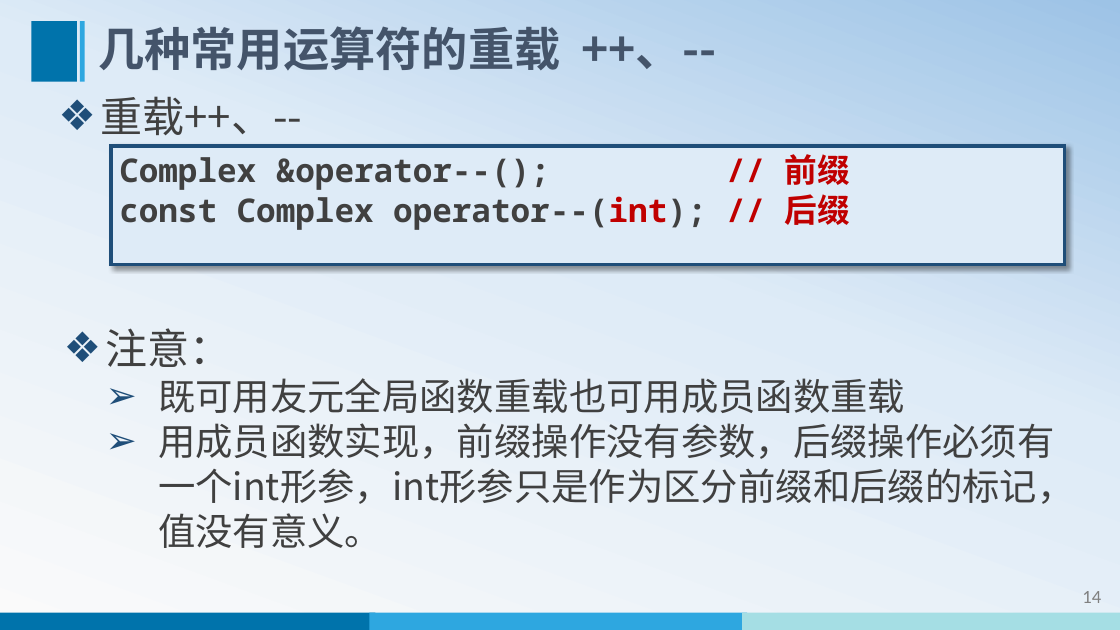
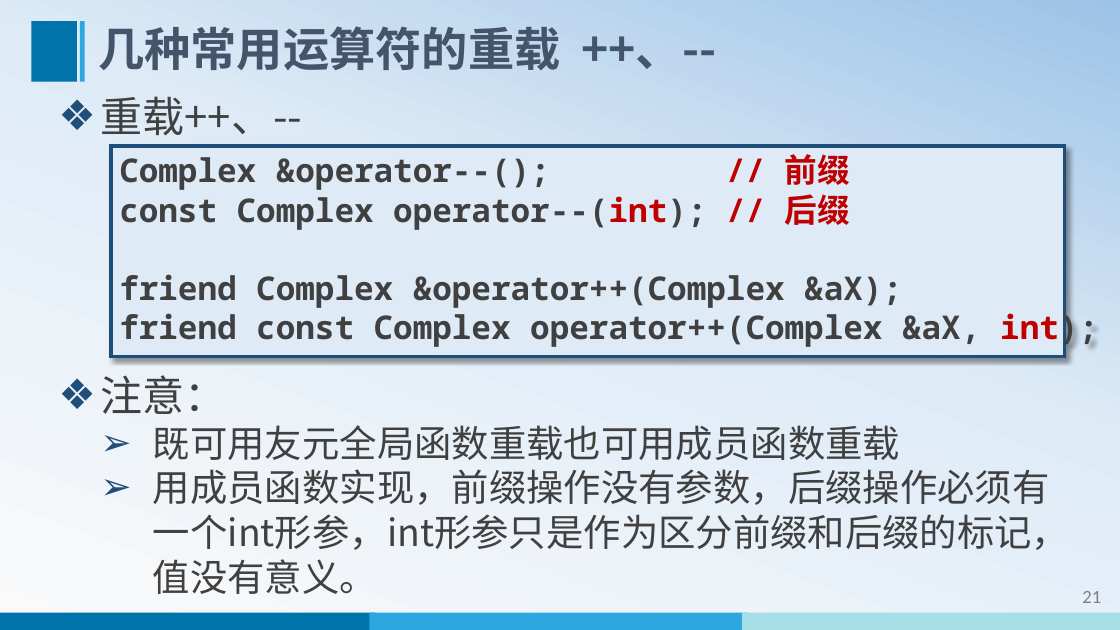
Before and after one commit to WeiMuYang/course-for-class, a slide deck: slide 22 of 16-object-oriented-programming-Cpp/01-oop-cpp-ppt/14-运算符重载.pptx (slide 15 before the commit). Drawn at 1120x630 pixels with LibreOffice and Linux fonts; fonts in the diff are those of the drawing. Boxes give left, top, right and bottom in pixels: in the first picture for what was removed or moved away, otherwise in the second. Text is boxed around its words. In the diff, an @@ line names an element or a change of style, - is before the commit and + after.

Commit message:
更新14-运算符重载

```diff
--- a/16-object-oriented-programming-Cpp/01-oop-cpp-ppt/14-运算符重载.pptx
+++ b/16-object-oriented-programming-Cpp/01-oop-cpp-ppt/14-运算符重载.pptx
@@ rectangle "Complex &operator--(); // 前缀": place and size @@
-rectangle "Complex &operator--(); // 前缀" at (111,146,1065,265)
+rectangle "Complex &operator--(); // 前缀" at (111,146,1065,357)
@@ text in rectangle at (119,274,1098,349): paragraphs added @@
+friend Complex &operator++(Complex &aX);
+friend const Complex operator++(Complex &aX, int);
@@ text "注意：": place and size @@
-text "注意：" at (106,328,1074,548)
+text "注意：" at (100,375,1069,594)
@@ page number at (1082,591,1101,603): text changed @@
-14
+21
```
Also in this commit, not shown: 17 other slides changed, 28 slides added, 1 slide removed.
